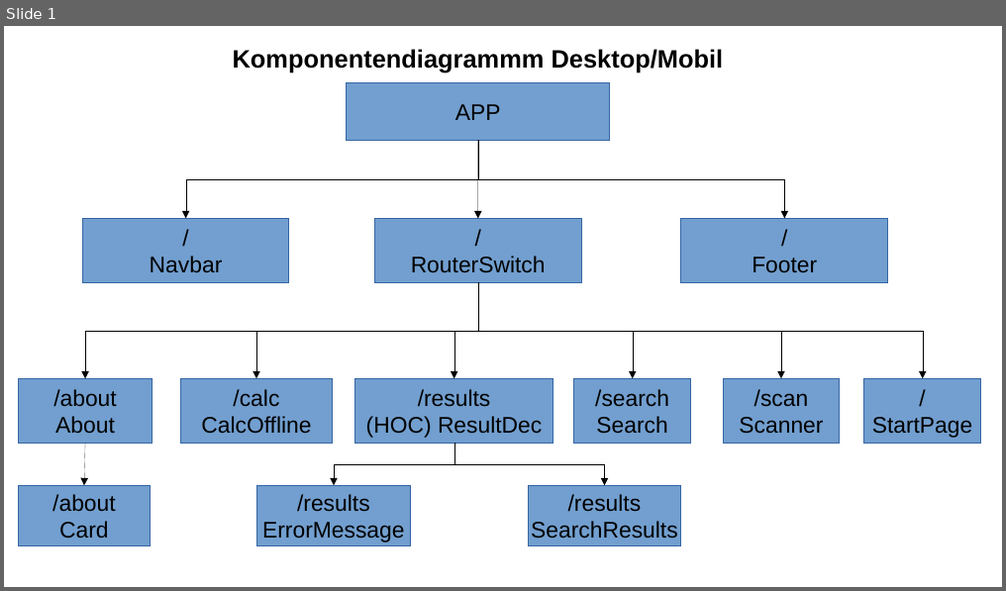
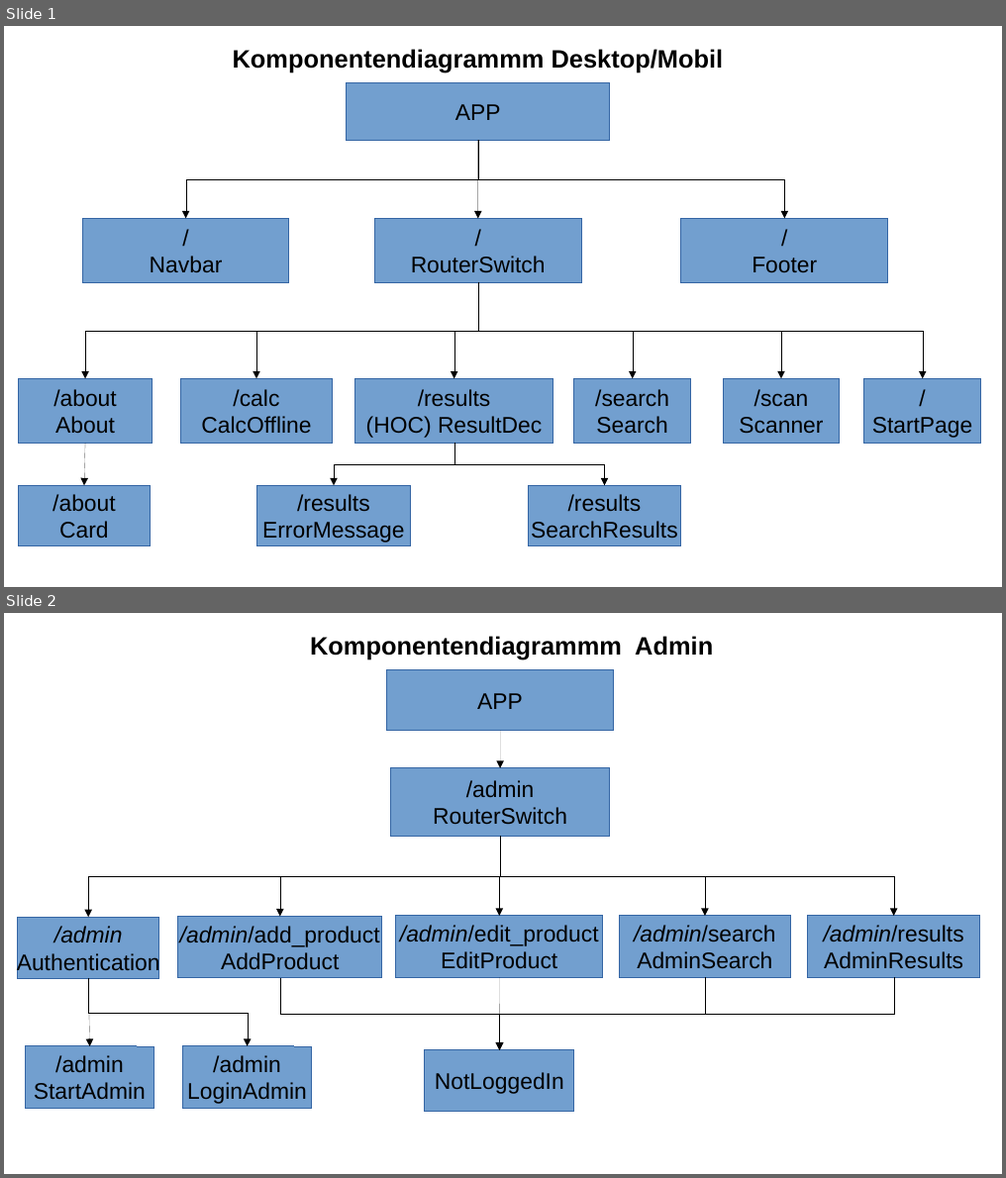
Before and after one commit to HolgerZerbe/foodata, a slide deck: concept/textdateien/Foodata Komponentendiagramm.odp. Shown one above the other, each under a label of ours: slide 1 before the commit, slides 1 and 2 after it. The pictures are 1006x591 and 1006x1178 pixels, drawn with LibreOffice and Linux fonts; fonts in the diff are those of the drawing. Boxes give left, top, right and bottom in pixels: in the first picture for what was removed or moved away, otherwise in the second. Text is boxed around its words. In the diff, an @@ line names an element or a change of style, - is before the commit and + after.

Commit message:
komponentendaigramm AdminPhase hinzugefügt

```diff
--- a/concept/textdateien/Foodata Komponentendiagramm.odp
+++ b/concept/textdateien/Foodata Komponentendiagramm.odp
@@ slide 2 added at (4, 613, 1002, 1174), background #FFFFFF @@
@@ text added at (310, 636, 713, 660), 20 pt, text #000000, bold @@
+Komponentendiagrammm Admin
@@ rectangle added at (387, 670, 614, 731), fill #729FCF, outline #3465A4 0 pt, 18 pt, text #000000 @@
+APP
@@ arrow added from (500, 731) to (500, 768), #000000 0 pt @@
@@ rectangle added at (391, 767, 610, 836), fill #729FCF, outline #3465A4 0 pt, 18 pt, text #000000 @@
+/admin
+RouterSwitch
@@ elbow arrow added from (500, 837) to (88, 917), #000000 0 pt @@
@@ elbow arrow added from (500, 837) to (280, 916), #000000 0 pt @@
@@ elbow arrow added from (500, 837) to (499, 916), #000000 0 pt @@
@@ elbow arrow added from (500, 837) to (705, 916), #000000 0 pt @@
@@ elbow arrow added from (500, 837) to (894, 916), #000000 0 pt @@
@@ rectangle added at (18, 917, 158, 979), fill #729FCF, outline #3465A4 0 pt, 18 pt, text #000000 @@
+/admin
+Authentication
@@ rectangle added at (179, 916, 382, 978), fill #729FCF, outline #3465A4 0 pt, 18 pt, text #000000 @@
+/admin/add_product
+AddProduct
@@ rectangle added at (396, 916, 603, 978), fill #729FCF, outline #3465A4 0 pt, 18 pt, text #000000 @@
+/admin/edit_product
+EditProduct
@@ rectangle added at (619, 916, 791, 978), fill #729FCF, outline #3465A4 0 pt, 18 pt, text #000000 @@
+/admin/search
+AdminSearch
@@ rectangle added at (808, 916, 980, 978), fill #729FCF, outline #3465A4 0 pt, 18 pt, text #000000 @@
+/admin/results
+AdminResults
@@ elbow arrow added from (88, 979) to (248, 1047), #000000 0 pt @@
@@ arrow added from (88, 979) to (90, 1047), #000000 0 pt @@
@@ elbow arrow added from (280, 978) to (499, 1051), #000000 0 pt @@
@@ arrow added from (499, 978) to (499, 1051), #000000 0 pt @@
@@ elbow arrow added from (705, 978) to (499, 1051), #000000 0 pt @@
@@ elbow arrow added from (894, 978) to (499, 1051), #000000 0 pt @@
@@ rectangle added at (26, 1047, 154, 1108), fill #729FCF, outline #3465A4 0 pt, 18 pt, text #000000 @@
+/admin
+StartAdmin
@@ rectangle added at (183, 1047, 312, 1108), fill #729FCF, outline #3465A4 0 pt, 18 pt, text #000000 @@
+/admin
+LoginAdmin
@@ rectangle added at (425, 1051, 574, 1112), fill #729FCF, outline #3465A4 0 pt, 18 pt, text #000000 @@
+NotLoggedIn
```
